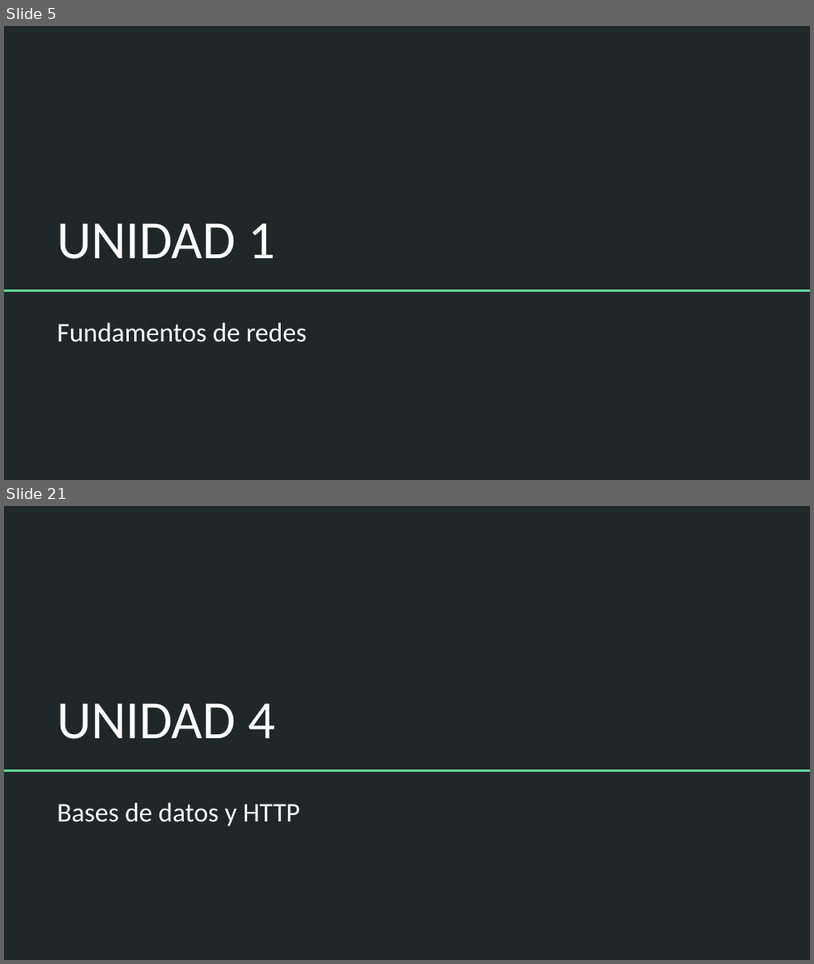
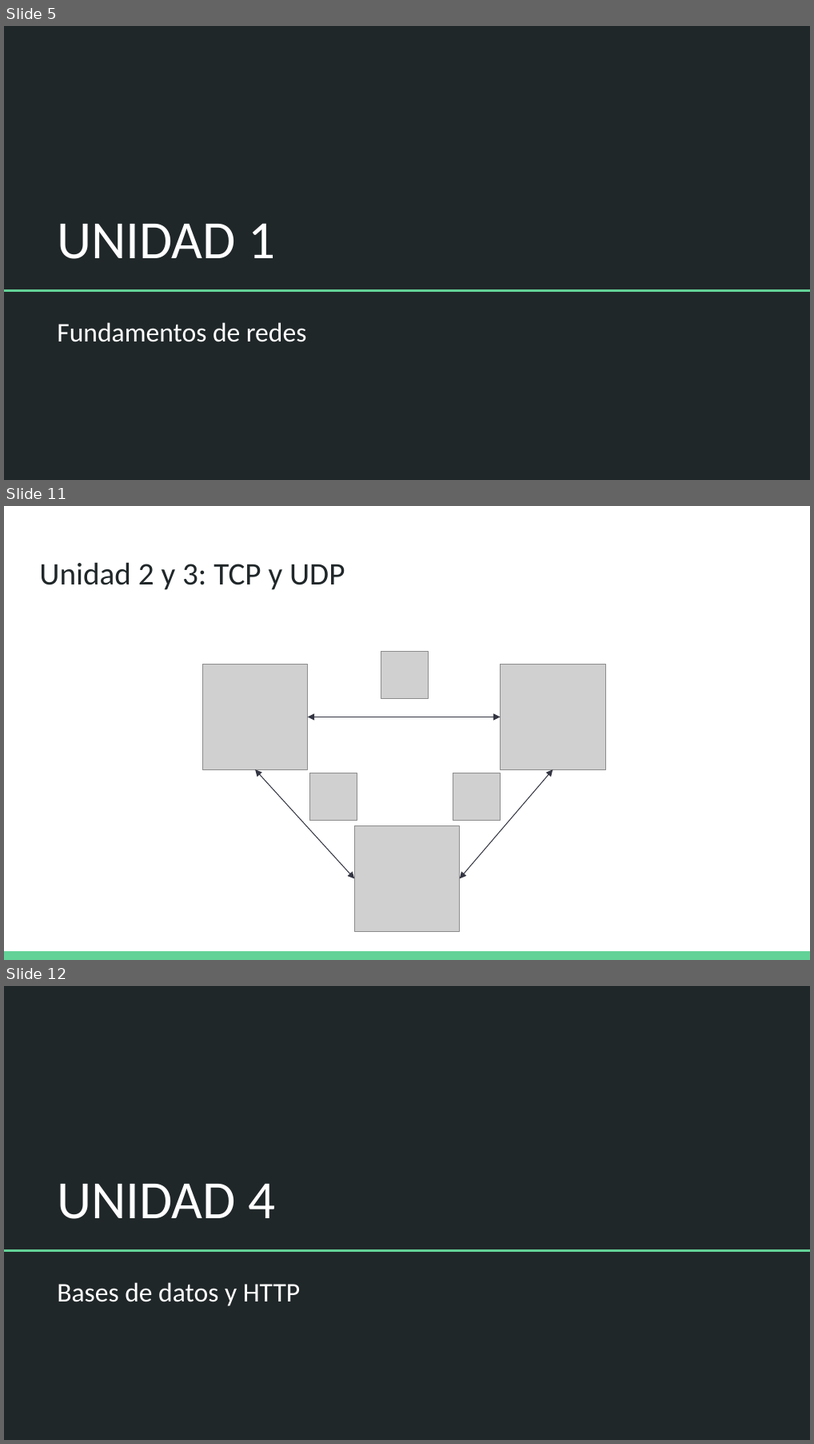
Before and after one commit to Domiciano/ProgramRed192, a slide deck: Clase1/Programa 192.pptx. Shown one above the other, each under a label of ours: slides 5 and 21 before the commit, slides 5, 11 and 12 after it; the slides between them are not shown. The pictures are 814x964 and 814x1444 pixels, drawn with LibreOffice and Linux fonts; fonts in the diff are those of the drawing; grey boxes stand for pictures. Boxes give left, top, right and bottom in pixels: in the first picture for what was removed or moved away, otherwise in the second. Text is boxed around its words. In the diff, an @@ line names an element or a change of style, - is before the commit and + after.

```diff
--- a/Clase1/Programa 192.pptx
+++ b/Clase1/Programa 192.pptx
@@ slide 11 added at (x1=4, y1=506, x2=810, y2=960), background #FFFFFF @@
@@ title added at (x1=39, y1=562, x2=345, y2=590), 28 pt, text #202729 @@
+Unidad 2 y 3: TCP y UDP
@@ picture added at (x1=202, y1=664, x2=307, y2=769) @@
@@ picture added at (x1=382, y1=651, x2=428, y2=698) @@
@@ picture added at (x1=501, y1=664, x2=606, y2=769) @@
@@ double arrow added from (308, 716) to (501, 716), #333643 0.75 pt @@
@@ double arrow added from (354, 879) to (255, 770), #333643 0.75 pt @@
@@ picture added at (x1=310, y1=773, x2=358, y2=820) @@
@@ picture added at (x1=453, y1=773, x2=500, y2=820) @@
@@ double arrow added from (460, 879) to (553, 770), #333643 0.75 pt @@
@@ picture added at (x1=354, y1=826, x2=460, y2=931) @@
@@ rectangle added at (x1=4, y1=951, x2=810, y2=960), fill #63D297 @@
@@ what was slide 21 is now slide 12 @@
```
Also in this commit, not shown: 2 slides changed, 12 other slides added, 14 slides removed, 1 other file.
